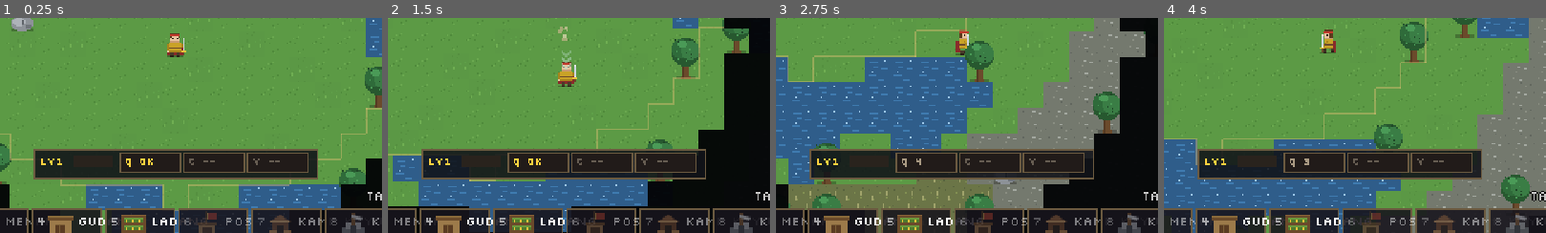
Above: before the commit, frames 1-4 (left to right).
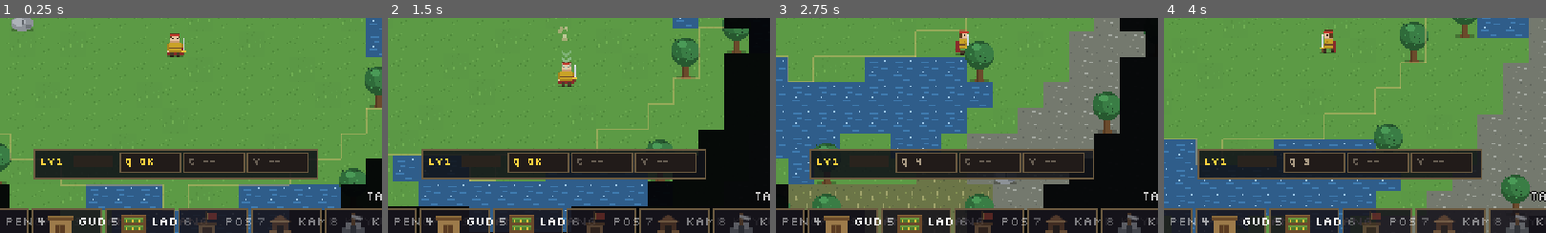
Above: after the commit, the same moments.

Repository: shimleabyte/hold-the-keep
Game: Godot game, scene res://scenes/main.tscn
Two runs of this game, one before a commit and one after it. Both use one fixed random seed, a clock stepped at 60 frames per second and the inputs below.
Inputs (mouse positions are % of the whole screen's width and height, from its top left):
- Up to frame 1 (0.25 s): no input
- Up to frame 2 (1.5 s): tap Enter at 0.5 s; move the mouse to (72, 45) at 0.52 s; hold D (move_right) 0.53-1.28 s; tap C (ability_cleave) at 0.6 s; click (72, 45) at 0.67 s; tap Space at 0.77 s; move the mouse to (30, 55) at 1.27 s; hold S (move_down) from 1.28 s (still down); tap Q (ability_dash) at 1.35 s
- Up to frame 3 (2.75 s): tap Space at 1.52 s; move the mouse to (60, 28) at 2.02 s; release S (move_down) at 2.03 s; hold D (move_right) from 2.03 s (still down); tap V (ability_rally) at 2.1 s
- Up to frame 4 (4 s): move the mouse to (45, 70) at 2.77 s; release D (move_right) at 2.78 s; hold W (move_up) 2.78-3.53 s; tap F (attack) at 2.85 s; click (45, 70) at 2.92 s; tap Space at 3.02, 3.77 s; move the mouse to (80, 65) at 3.52 s; hold A (move_left) from 3.53 s (still down); hold E (interact) from 3.53 s (still down)
The pictures show only the part of the screen within x 27-77%, y 44-94%; the shares and areas given below are measured in that part.

The runs differ from the first frame. In frame 1, 0.1% of the frame differs, in the area x 2-9%, y 92-97%; in frame 2, 0.1%; in frame 3, 0.1%; in frame 4, 0.1%.

Commit message:
feat: add Watchtower vision and enemy observation
Extend the existing defensive tower with a 128px data-driven vision radius for permanent terrain discovery and live strategic-map enemy observation. Preserve existing turret behavior, Keep/Outpost sight and save-v13 compatibility. Add Watchtower regression on Godot 4.3/4.7. CI workflow #515 passed 82/82 jobs.

Diff:
--- a/data/buildings.json
+++ b/data/buildings.json
@@ -76,7 +76,7 @@
   },
   {
     "id": "tower",
-    "name": "Menara",
+    "name": "Menara Pengawas",
     "size": [
       2,
       2
@@ -99,7 +99,9 @@
       "primary": "#9ca4a7",
       "accent": "#d0bd91",
       "shadow": "#41494d"
-    }
+    },
+    "vision_radius": 128,
+    "short": "PENGAWAS"
   },
   {
     "id": "storage",
--- a/scripts/systems/fog_of_war.gd
+++ b/scripts/systems/fog_of_war.gd
@@ -75,6 +75,9 @@
         elif building.id == "outpost":
             var outpost_reveal_radius := 144.0 * Tech.stat("map.outpost_reveal", 1.0)
             changed = reveal_position(building.global_position, outpost_reveal_radius) or changed
+        elif building.id == "tower":
+            var tower_reveal_radius: float = float(building.data.get("vision_radius", 128.0)) * Tech.stat("map.tower_reveal", 1.0)
+            changed = reveal_position(building.global_position, tower_reveal_radius) or changed
     for villager in get_tree().get_nodes_in_group("villagers"):
         if villager.visible:
             changed = reveal_position(villager.global_position, 64.0) or changed
--- a/scripts/ui/world_map_panel.gd
+++ b/scripts/ui/world_map_panel.gd
@@ -347,7 +347,13 @@
     for building in get_tree().get_nodes_in_group("buildings"):
         if not is_instance_valid(building):
             continue
-        var radius := 160.0 if String(building.id) == "keep" else (144.0 if String(building.id) == "outpost" else 0.0)
+        var radius := 0.0
+        if String(building.id) == "keep":
+            radius = 160.0
+        elif String(building.id) == "outpost":
+            radius = 144.0 * Tech.stat("map.outpost_reveal", 1.0)
+        elif String(building.id) == "tower":
+            radius = float(building.data.get("vision_radius", 128.0)) * Tech.stat("map.tower_reveal", 1.0)
         if radius > 0.0 and building.global_position.distance_to(world_position) <= radius:
             return true
     return false
--- /dev/null
+++ b/tests/watchtower_vision.gd
@@ -0,0 +1,104 @@
+extends SceneTree
+## Phase 05.3a: the existing defensive tower also reveals and observes its local area.
+
+func ticks(count: int) -> void:
+    for i in range(count):
+        await physics_frame
+
+
+func footprint_is_clear(main, config, anchor: Vector2i, size: Vector2i) -> bool:
+    for y in size.y:
+        for x in size.x:
+            var cell := anchor + Vector2i(x, y)
+            if not config.is_valid_cell(cell):
+                return false
+            if not main.world.is_buildable(cell) or main.world.occupied.has(cell):
+                return false
+    return true
+
+
+func world_cell_center(cell: Vector2i, tile_size: int) -> Vector2:
+    return (Vector2(cell) + Vector2(0.5, 0.5)) * tile_size
+
+
+func _initialize() -> void:
+    var config = root.get_node("WorldConfig")
+    var tile_size: int = int(config.tile_size)
+    var game_clock = root.get_node("GameClock")
+    assert(config.apply_profile("classic"), "Watchtower regression must start in Classic")
+
+    var main = load("res://scenes/main.tscn").instantiate()
+    root.add_child(main)
+    current_scene = main
+    await ticks(8)
+    game_clock.set_process(false)
+
+    var hud = get_first_node_in_group("hud")
+    assert(hud != null and hud._map_panel != null,
+        "The strategic map must exist for current enemy-observation checks")
+    var tower_size := Vector2i(2, 2)
+    var keep_cell: Vector2i = main.world.starting_keep_cell()
+    var tower_cell := Vector2i(-1, -1)
+    var observed_cell := Vector2i(-1, -1)
+    var outside_cell := Vector2i(-1, -1)
+
+    # Search outward from the Keep so the test never overwrites a resource or terrain blocker.
+    for radius in range(10, 18):
+        var candidate := keep_cell + Vector2i(radius, 0)
+        var target := candidate + Vector2i(7, 0)
+        var outside := candidate + Vector2i(11, 0)
+        if not footprint_is_clear(main, config, candidate, tower_size):
+            continue
+        if not config.is_valid_cell(target) or not config.is_valid_cell(outside):
+            continue
+        var target_position := world_cell_center(target, tile_size)
+        var outside_position := world_cell_center(outside, tile_size)
+        if target_position.distance_to(main.player.global_position) <= 112.0:
+            continue
+        if target_position.distance_to(main.world.occupied[keep_cell].global_position) <= 160.0:
+            continue
+        tower_cell = candidate
+        observed_cell = target
+        outside_cell = outside
+        break
+
+    assert(tower_cell.x >= 0,
+        "The generated Classic map must contain an open tower footprint beyond Keep/player vision")
+    var target_position := world_cell_center(observed_cell, tile_size)
+    var outside_position := world_cell_center(outside_cell, tile_size)
+
+    main.fog.discovered.fill(0)
+    main.fog._scan_sources()
+    assert(not main.fog.is_revealed_cell(observed_cell),
+        "The distant observation target must remain unexplored before building a tower")
+    assert(not hud._map_panel._is_currently_observed(target_position),
+        "No existing unit or building should currently observe the distant target")
+
+    var tower = main.build.place_raw("tower", tower_cell)
+    await ticks(2)
+    main.fog._scan_sources()
+
+    assert(is_equal_approx(float(tower.data.get("vision_radius", 0.0)), 128.0),
+        "The existing defensive tower must declare its Watchtower vision radius in building data")
+    assert(main.fog.is_revealed_cell(observed_cell),
+        "A completed tower must permanently reveal cells inside its 128px vision radius")
+    assert(not main.fog.is_revealed_cell(outside_cell),
+        "A tower must not reveal cells outside its configured vision radius")
+    assert(hud._map_panel._is_currently_observed(target_position),
+        "The strategic map must treat enemies inside tower vision as currently observed")
+    assert(not hud._map_panel._is_currently_observed(outside_position),
+        "The strategic map must not expose enemy markers beyond tower vision")
+
+    assert(float(tower._range) > 0.0 and int(tower._damage) > 0,
+        "Watchtower vision must preserve the existing defensive turret behavior")
+
+    assert(main.build.demolish_at(tower_cell),
+        "The test tower must be removable through the existing building lifecycle")
+    await ticks(2)
+    assert(main.fog.is_revealed_cell(observed_cell),
+        "Explored Watchtower terrain must remain permanently discovered after demolition")
+    assert(not hud._map_panel._is_currently_observed(target_position),
+        "Destroying a Watchtower must remove its live enemy-observation coverage")
+
+    print("PASS: tower exploration radius, live strategic-map observation, out-of-range concealment, persistent discovery and turret compatibility")
+    quit()
Not shown, changed: CONTEXT.md
Not shown, changed: ROADMAP_NEXT_LEVEL.md
Not shown, changed: docs/plans/phase-05-plan.md
Not shown, changed: tools/run_tests.sh
